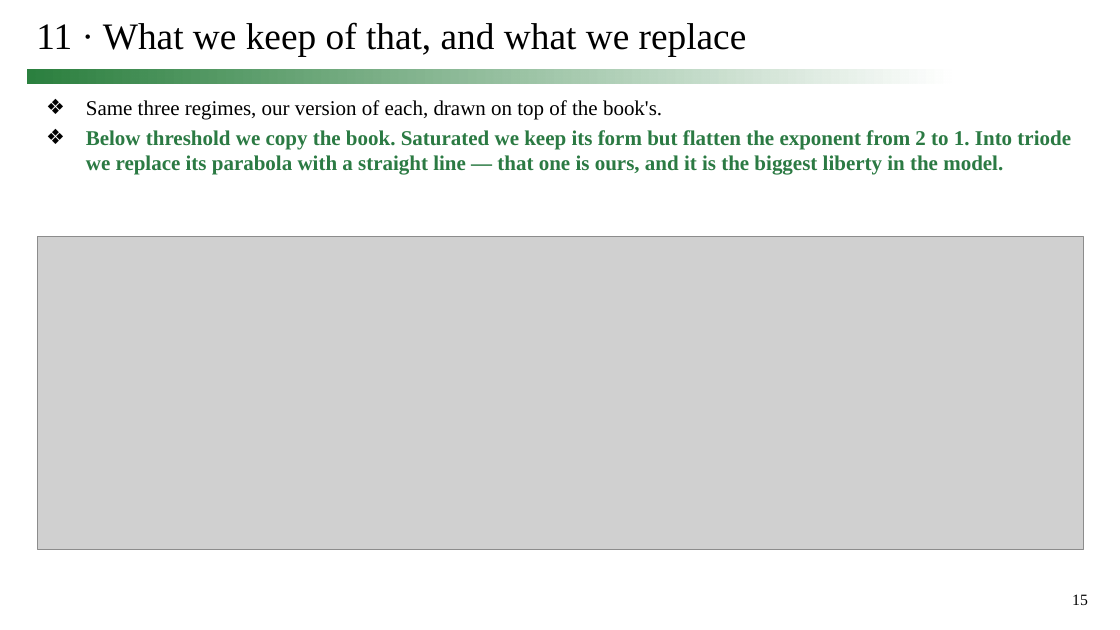
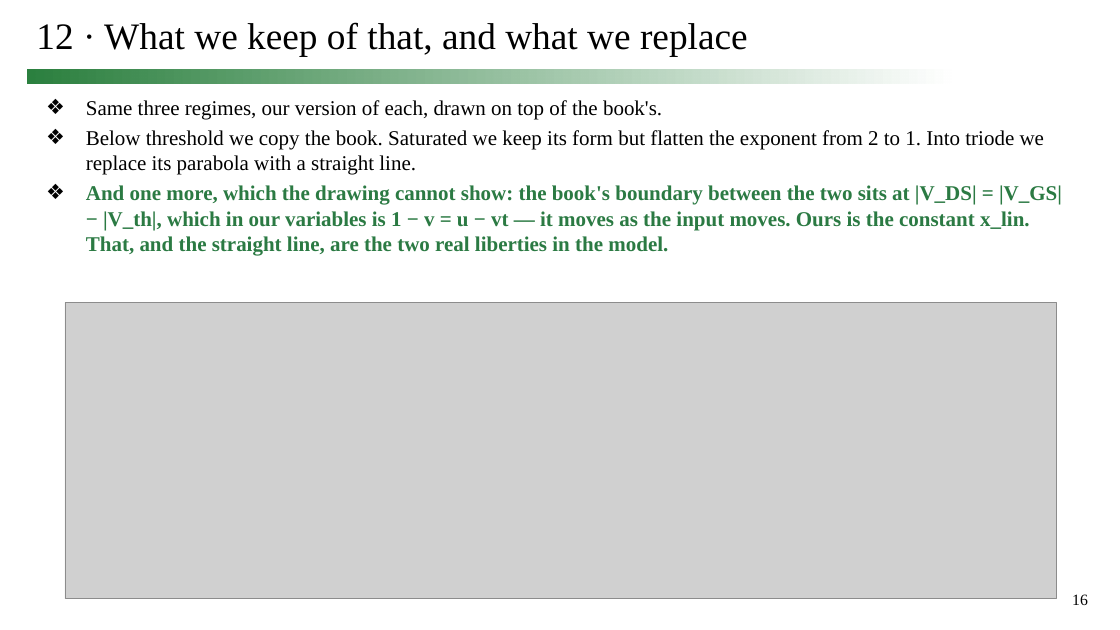
Before and after one commit to simon9721/ibis_comparison, a slide deck: slide 16 of results/meeting_deck_2026-09-24/0924_track1_story.pptx (slide 15 before the commit). Drawn at 1120x630 pixels with LibreOffice and Linux fonts; fonts in the diff are those of the drawing; grey boxes stand for pictures. Boxes give left, top, right and bottom in pixels: in the first picture for what was removed or moved away, otherwise in the second. Text is boxed around its words. In the diff, an @@ line names an element or a change of style, - is before the commit and + after.

```diff
--- a/results/meeting_deck_2026-09-24/0924_track1_story.pptx
+++ b/results/meeting_deck_2026-09-24/0924_track1_story.pptx
@@ title at (x1=36, y1=22, x2=748, y2=57): text changed @@
-11 · What we keep of that, and what we replace
+12 · What we keep of that, and what we replace
@@ text at (x1=86, y1=130, x2=1062, y2=256): text changed @@
-❖ Below threshold we copy the book. Saturated we keep its form but flatten the exponent from 2 to 1. Into triode we replace its parabola with a straight line — that one is ours, and it is the biggest liberty in the model.
+❖ Below threshold we copy the book. Saturated we keep its form but flatten the exponent from 2 to 1. Into triode we replace its parabola with a straight line.
+❖ And one more, which the drawing cannot show: the book's boundary between the two sits at |V_DS| = |V_GS| − |V_th|, which in our variables is 1 − v = u − vt — it moves as the input moves. Ours is the constant x_lin. That, and the straight line, are the two real liberties in the model.
@@ picture resized from (x1=38, y1=237, x2=1084, y2=549) to (x1=65, y1=302, x2=1056, y2=599) @@
@@ page number at (x1=1072, y1=594, x2=1088, y2=605): text changed @@
-15
+16
```
Also in this commit, not shown: 13 other slides changed, 1 slide added, 5 other files.
